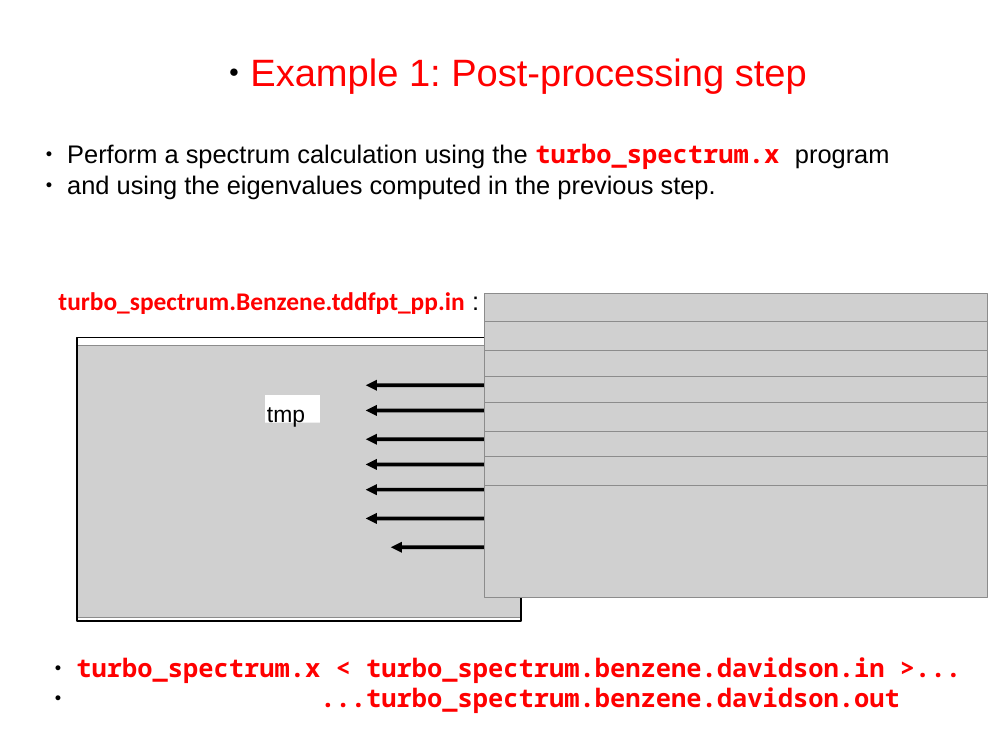
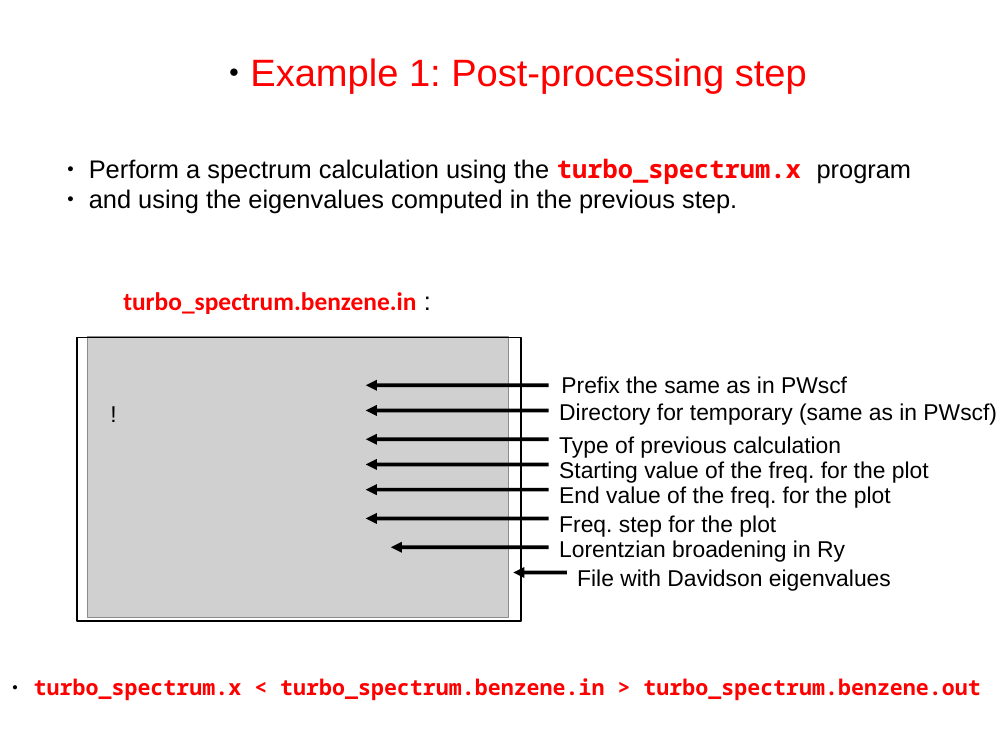
Before and after one commit to thepranab/materials-for-max-qe2021-online-school, a slide deck: slide 10 of slides.sources/handson-day6.odp. Drawn at 1008x756 pixels with LibreOffice and Linux fonts; fonts in the diff are those of the drawing; grey boxes stand for pictures. Boxes give left, top, right and bottom in pixels: in the first picture for what was removed or moved away, otherwise in the second. Text is boxed around its words. In the diff, an @@ line names an element or a change of style, - is before the commit and + after.

```diff
--- a/slides.sources/handson-day6.odp
+++ b/slides.sources/handson-day6.odp
@@ text "Perform a spectrum calculation using ...": place and size @@
-text "Perform a spectrum calculation using ..." at (67, 143, 890, 199)
+text "Perform a spectrum calculation using ..." at (89, 158, 912, 214)
@@ text at (123, 292, 416, 314): text changed @@
-turbo_spectrum.Benzene.tddfpt_pp.in :
+turbo_spectrum.benzene.in :
@@ picture removed at (485, 294, 988, 405) @@
@@ picture removed at (485, 321, 988, 433) @@
@@ picture: place and size @@
-picture at (78, 346, 520, 618)
+picture at (88, 337, 509, 617)
@@ picture removed at (485, 350, 988, 462) @@
@@ picture removed at (485, 377, 988, 488) @@
@@ text added at (561, 376, 847, 394), 18 pt, text #000000 @@
+Prefix the same as in PWscf
@@ text added at (102, 395, 126, 430), 18 pt, text #000000 @@
+!
@@ rectangle removed at (265, 395, 320, 423) @@
@@ text removed at (267, 404, 305, 427) @@
-tmp
@@ picture removed at (485, 402, 988, 514) @@
@@ text added at (559, 403, 997, 425), 18 pt, text #000000 @@
+Directory for temporary (same as in PWscf)
@@ picture removed at (485, 431, 988, 542) @@
@@ text added at (559, 436, 841, 458), 18 pt, text #000000 @@
+Type of previous calculation
@@ picture removed at (485, 456, 988, 568) @@
@@ text added at (559, 461, 929, 483), 18 pt, text #000000 @@
+Starting value of the freq. for the plot
@@ picture removed at (485, 486, 988, 597) @@
@@ text added at (559, 486, 891, 508), 18 pt, text #000000 @@
+End value of the freq. for the plot
@@ text added at (559, 515, 776, 537), 18 pt, text #000000 @@
+Freq. step for the plot
@@ text added at (559, 540, 845, 562), 18 pt, text #000000 @@
+Lorentzian broadening in Ry
@@ text added at (577, 569, 891, 591), 18 pt, text #000000 @@
+File with Davidson eigenvalues
@@ arrow added from (567, 573) to (513, 573), #000000 2.89 pt @@
@@ text at (34, 678, 980, 701): text changed; size 20 to 17 pt @@
-● turbo_spectrum.x < turbo_spectrum.benzene.davidson.in >...
-● ...turbo_spectrum.benzene.davidson.out
+● turbo_spectrum.x < turbo_spectrum.benzene.in > turbo_spectrum.benzene.out
```
Also in this commit, not shown: 13 other slides changed, 1 slide added, 23 other files.
